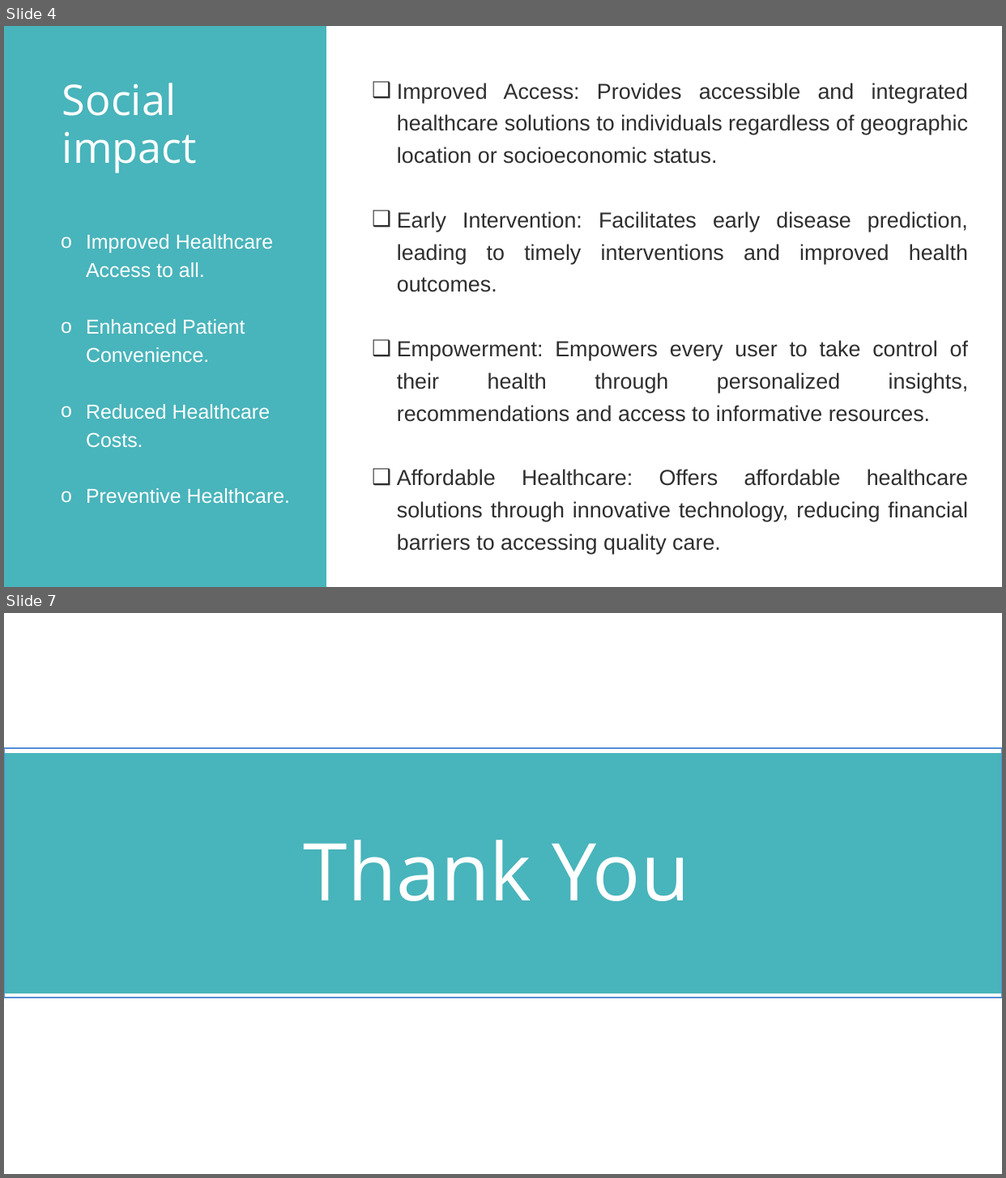
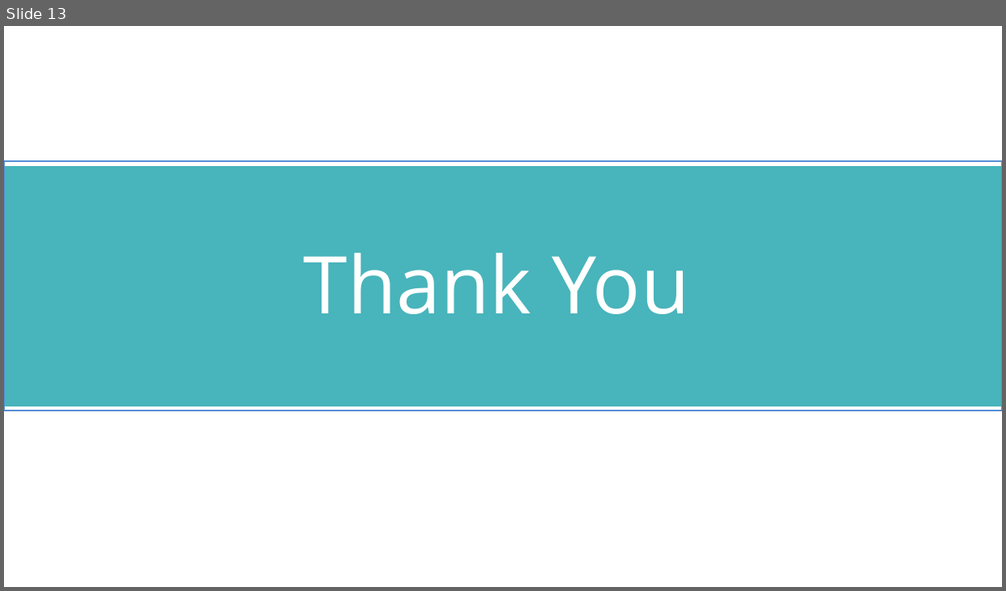
Before and after one commit to prashantzzz/cureAI, a slide deck: CUREAI.pptx. Shown one above the other, each under a label of ours: slides 4 and 7 before the commit, slide 13 after it; the slides between them are not shown. The pictures are 1006x1178 and 1006x591 pixels, drawn with LibreOffice and Linux fonts; fonts in the diff are those of the drawing. Boxes give left, top, right and bottom in pixels: in the first picture for what was removed or moved away, otherwise in the second. Text is boxed around its words. In the diff, an @@ line names an element or a change of style, - is before the commit and + after.

```diff
--- a/CUREAI.pptx
+++ b/CUREAI.pptx
@@ slide 4 removed at [4,26,1002,587], background #FFFFFF @@
@@ freeform shape removed at [4,26,326,587] @@
@@ text removed at [62,83,197,173] @@
-Social impact
@@ text removed at [397,83,969,554] @@
-  ❑ Improved Access: Provides accessible and integrated healthcare solutions to individuals regardless of geographic location or socioeconomic status.
-  ❑ Early Intervention: Facilitates early disease prediction, leading to timely interventions and improved health outcomes.
-  ❑ Empowerment: Empowers every user to take control of their health through personalized insights, recommendations and access to informative resources.
-  ❑ Affordable Healthcare: Offers affordable healthcare solutions through innovative technology, reducing financial barriers to accessing quality care.
@@ text removed at [60,173,331,265] @@
-Briefly write something about the hospital. This will give the audience a better understanding about what you are trying to say.
@@ text removed at [86,234,290,504] @@
-  o Improved Healthcare Access to all.
-  o Enhanced Patient Convenience.
-  o Reduced Healthcare Costs.
-  o Preventive Healthcare.
@@ what was slide 7 is now slide 13 @@
```
Also in this commit, not shown: 5 slides changed, 7 slides added, 3 other files.
